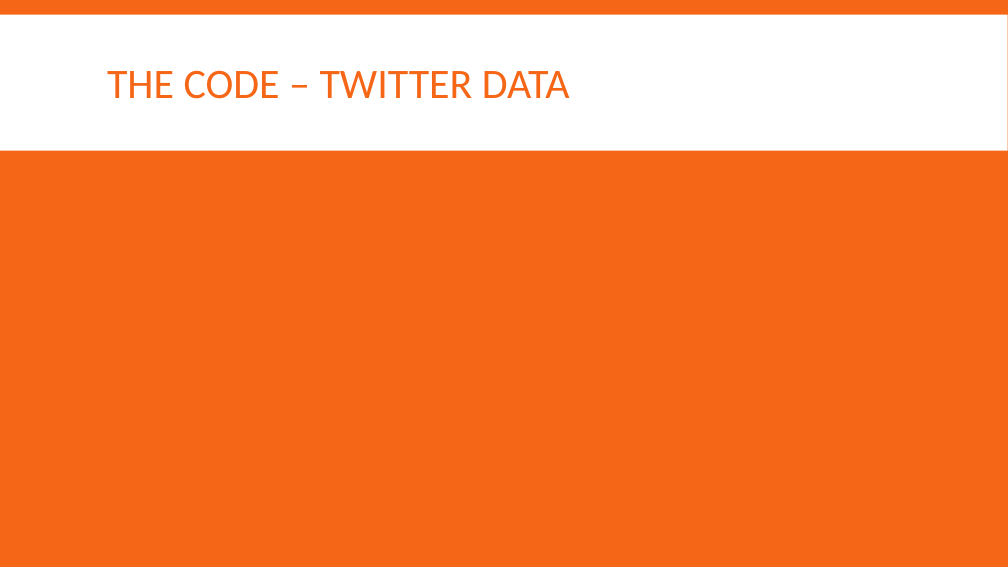
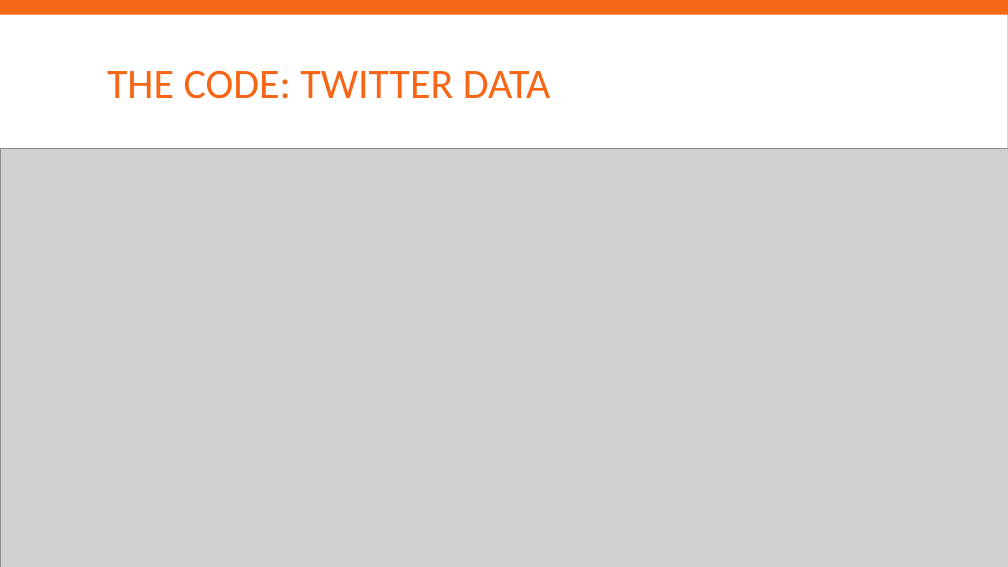
Before and after one commit to dcheung15/DataMiningProject, a slide deck: slide 5 of Powerpoint/Final Project.pptx. Drawn at 1008x567 pixels with LibreOffice and Linux fonts; fonts in the diff are those of the drawing; grey boxes stand for pictures. Boxes give left, top, right and bottom in pixels: in the first picture for what was removed or moved away, otherwise in the second. Text is boxed around its words. In the diff, an @@ line names an element or a change of style, - is before the commit and + after.

```diff
--- a/Powerpoint/Final Project.pptx
+++ b/Powerpoint/Final Project.pptx
@@ title at [107, 70, 551, 99]: text changed @@
-THE CODE – TWITTER DATA
+THE CODE: TWITTER DATA
@@ picture added at [0, 148, 1008, 567] @@
```
Also in this commit, not shown: 3 other slides changed.
